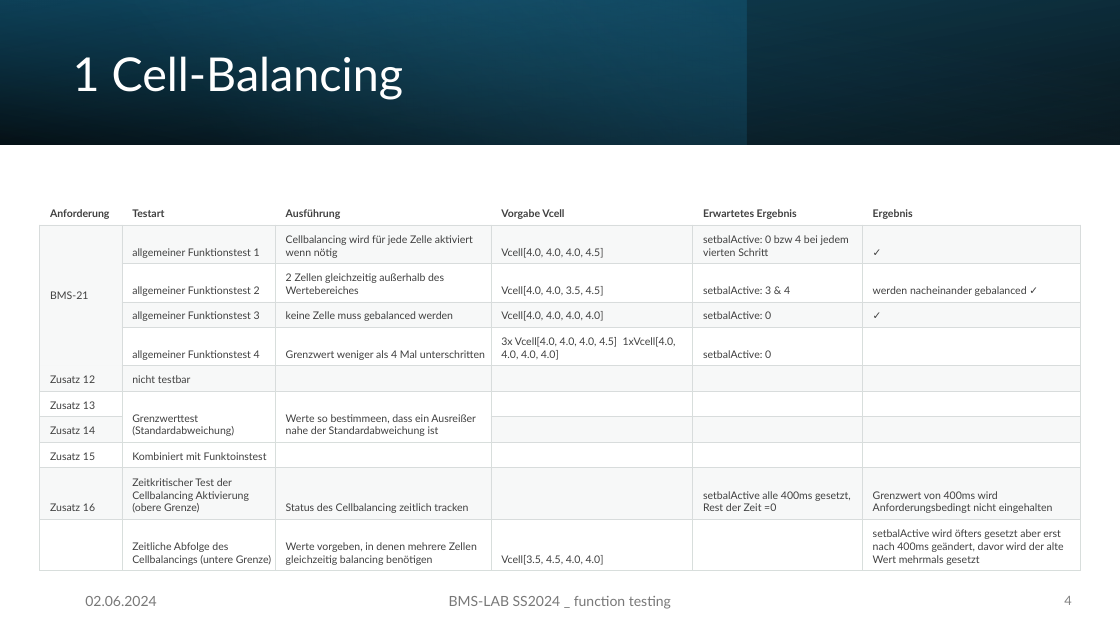
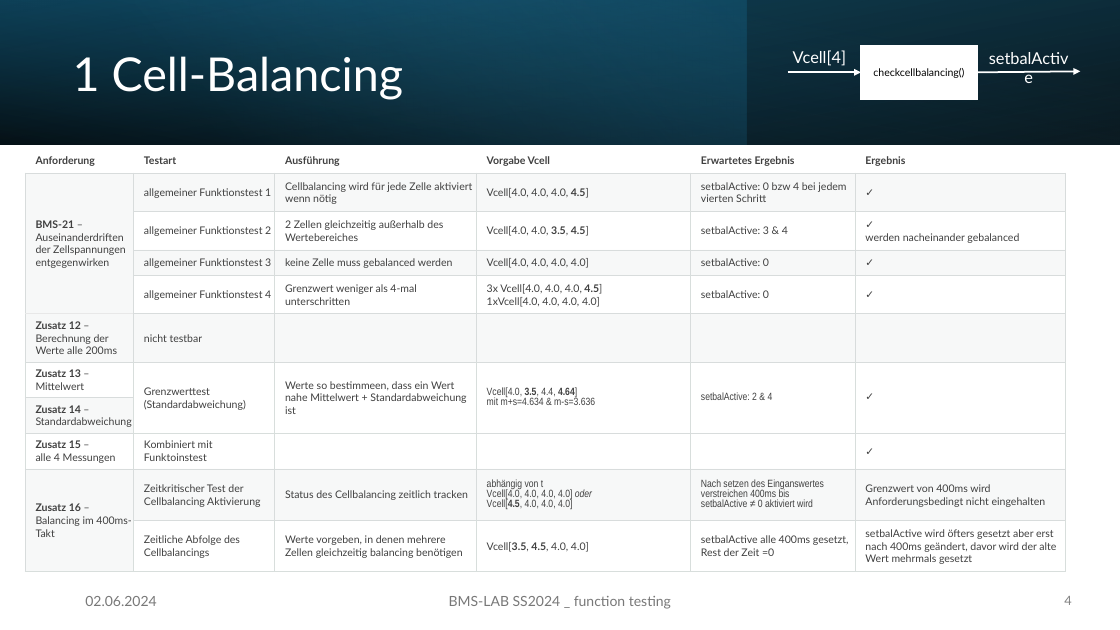
Before and after one commit to juscfz05/BMS_LAB_FZM, a slide deck: slide 4 of function_testing/function testing.pptx. Drawn at 1120x630 pixels with LibreOffice and Linux fonts; fonts in the diff are those of the drawing. Boxes give left, top, right and bottom in pixels: in the first picture for what was removed or moved away, otherwise in the second. Text is boxed around its words. In the diff, an @@ line names an element or a change of style, - is before the commit and + after.

Commit message:
Added test_cellbalancing_3 and updated Powerpoint

```diff
--- a/function_testing/function testing.pptx
+++ b/function_testing/function testing.pptx
@@ text added at (793, 50, 846, 66), 14 pt, text #FFFFFF @@
+Vcell[4]
@@ rectangle added at (861, 46, 977, 99), fill #FFFFFF, outline #FFFFFF 1.5 pt, 9 pt, text #000000 @@
+checkcellbalancing()
@@ arrow added from (788, 72) to (861, 72), #FFFFFF 1.5 pt @@
@@ arrow added from (977, 72) to (1081, 71), #FFFFFF 1.5 pt @@
@@ table at (25, 148, 1066, 572) @@
-row 2, column 1: BMS-21
+row 2, column 1: BMS-21 – Auseinanderdriften der Zellspannungen entgegenwirken
-row 3, column 6: werden nacheinander gebalanced ✓
+row 3, column 6: ✓ / werden nacheinander gebalanced
-row 5:  | allgemeiner Funktionstest 4 | Grenzwert weniger als 4 Mal unterschritten | 3x Vcell[4.0, 4.0, 4.0, 4.5] 1xVcell[4.0, 4.0, 4.0, 4.0] | setbalActive: 0 | 
+row 5:  | allgemeiner Funktionstest 4 | Grenzwert weniger als 4-mal unterschritten | 3x Vcell[4.0, 4.0, 4.0, 4.5] / 1xVcell[4.0, 4.0, 4.0, 4.0] | setbalActive: 0 | ✓
-row 6, column 1: Zusatz 12
+row 6, column 1: Zusatz 12 – Berechnung der Werte alle 200ms
-row 7: Zusatz 13 | Grenzwerttest (Standardabweichung) | Werte so bestimmeen, dass ein Ausreißer nahe der Standardabweichung ist |  |  | 
+row 7: Zusatz 13 – Mittelwert | Grenzwerttest (Standardabweichung) | Werte so bestimmeen, dass ein Wert nahe Mittelwert + Standardabweichung ist | Vcell[4.0, 3.5, 4.4, 4.64] / mit m+s=4.634 & m-s=3.636 | setbalActive: 2 & 4 | ✓
-row 8, column 1: Zusatz 14
+row 8, column 1: Zusatz 14 – Standardabweichung
-row 9, column 1: Zusatz 15
+row 9, column 1: Zusatz 15 – / alle 4 Messungen
-row 9, column 6: 
+row 9, column 6: ✓
-row 10: Zusatz 16 | Zeitkritischer Test der Cellbalancing Aktivierung (obere Grenze) | Status des Cellbalancing zeitlich tracken |  | setbalActive alle 400ms gesetzt, Rest der Zeit =0 | Grenzwert von 400ms wird Anforderungsbedingt nicht eingehalten
+row 10: Zusatz 16 – / Balancing im 400ms-Takt | Zeitkritischer Test der Cellbalancing Aktivierung | Status des Cellbalancing zeitlich tracken | abhängig von t / Vcell[4.0, 4.0, 4.0, 4.0] oder / Vcell[4.5, 4.0, 4.0, 4.0] | Nach setzen des Einganswertes verstreichen 400ms bis / setbalActive ≠ 0 aktiviert wird | Grenzwert von 400ms wird Anforderungsbedingt nicht eingehalten
-row 11, column 2: Zeitliche Abfolge des Cellbalancings (untere Grenze)
+row 11, column 2: Zeitliche Abfolge des Cellbalancings
-row 11, column 5: 
+row 11, column 5: setbalActive alle 400ms gesetzt, Rest der Zeit =0
@@ bold on in "4.5]", "3.5, 4.5]", "Vcell[3.5, 4.5," @@
@@ borders changed @@
@@ table: place and size @@
-table at (39, 200, 1081, 571)
+table at (25, 148, 1066, 572)
@@ text added at (701, 182, 760, 190), 14 pt, text #FFFFFF @@
+setbalActive
```
Also in this commit, not shown: 2 other slides changed, 1 slide added, 1 other file.
